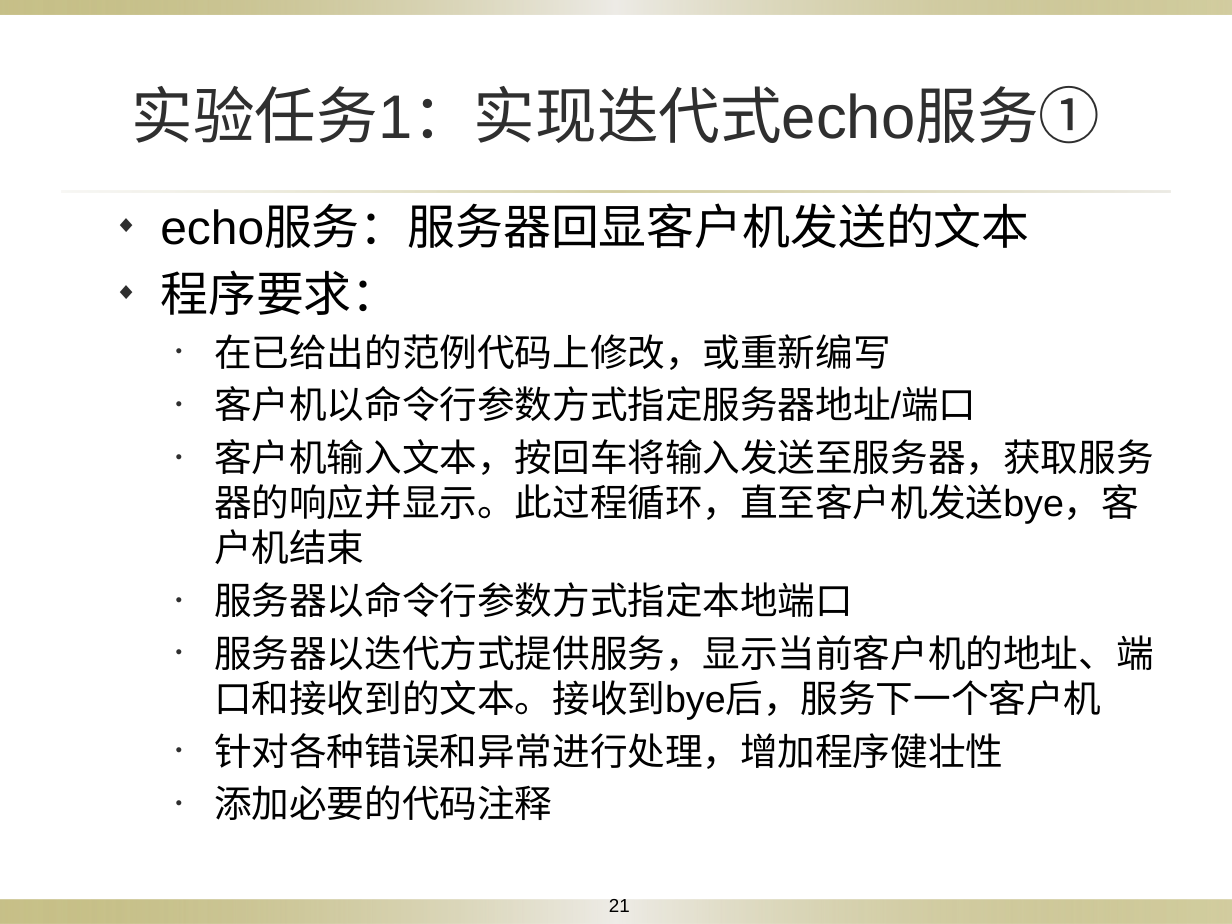
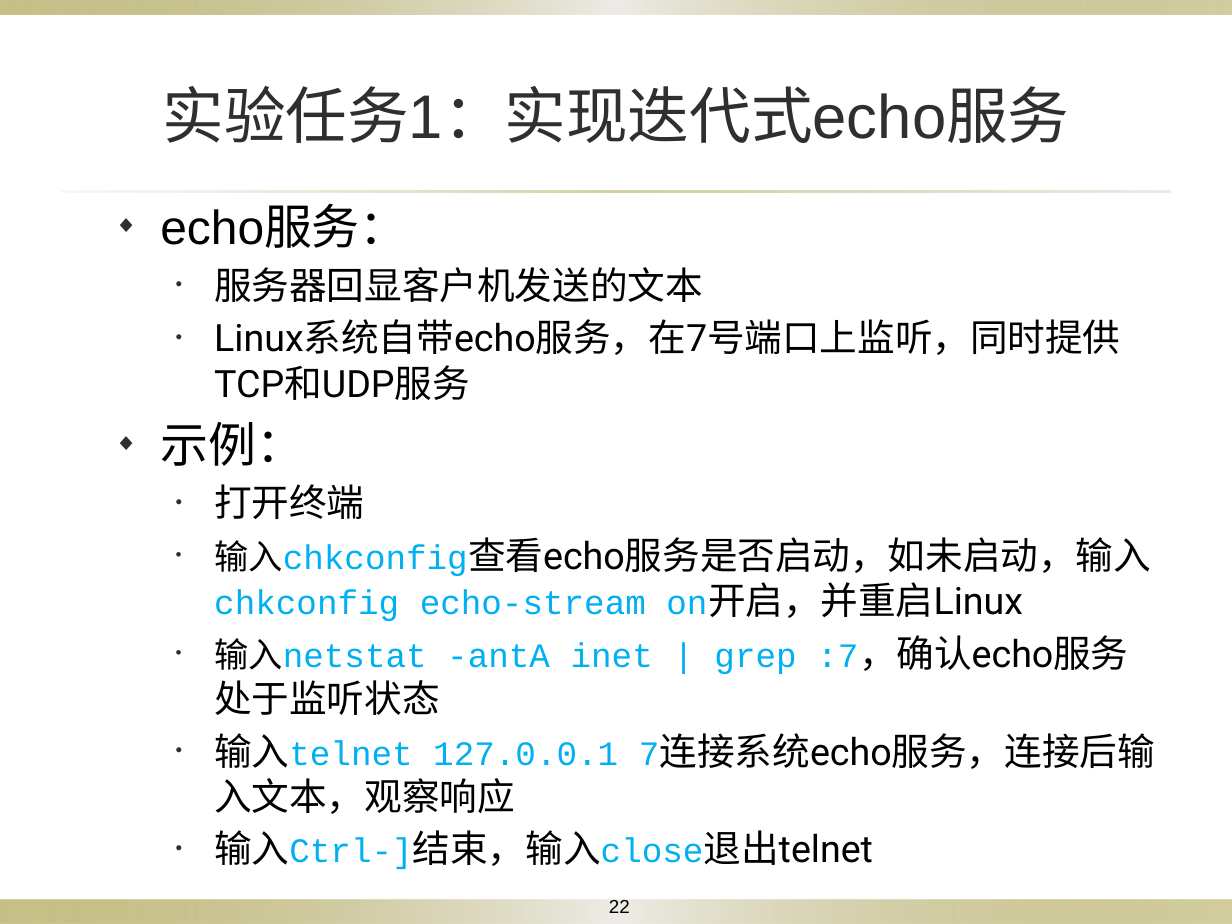
Before and after one commit to Otomadmt/NetCom_Course_Repo, a slide deck: slide 22 of Exp_3/socket通信程序设计.pptx (slide 21 before the commit). Drawn at 1232x924 pixels with LibreOffice and Linux fonts; fonts in the diff are those of the drawing; background and template pictures are left out. Boxes give left, top, right and bottom in pixels: in the first picture for what was removed or moved away, otherwise in the second. Text is boxed around its words. In the diff, an @@ line names an element or a change of style, - is before the commit and + after.

```diff
--- a/Exp_3/socket通信程序设计.pptx
+++ b/Exp_3/socket通信程序设计.pptx
@@ title at box(162, 86, 1069, 143): text changed @@
-实验任务1：实现迭代式echo服务①
+实验任务1：实现迭代式echo服务
@@ text at box(160, 206, 1155, 869): text changed; font Arial to Roboto @@
-◆ echo服务：服务器回显客户机发送的文本
-◆ 程序要求：
-  • 在已给出的范例代码上修改，或重新编写
-  • 客户机以命令行参数方式指定服务器地址/端口
-  • 客户机输入文本，按回车将输入发送至服务器，获取服务器的响应并显示。此过程循环，直至客户机发送bye，客户机结束
-  • 服务器以命令行参数方式指定本地端口
-  • 服务器以迭代方式提供服务，显示当前客户机的地址、端口和接收到的文本。接收到bye后，服务下一个客户机
-  • 针对各种错误和异常进行处理，增加程序健壮性
-  • 添加必要的代码注释
+◆ echo服务：
+  • 服务器回显客户机发送的文本
+  • Linux系统自带echo服务，在7号端口上监听，同时提供TCP和UDP服务
+◆ 示例：
+  • 打开终端
+  • 输入chkconfig查看echo服务是否启动，如未启动，输入chkconfig echo-stream on开启，并重启Linux
+  • 输入netstat -antA inet | grep :7，确认echo服务处于监听状态
+  • 输入telnet 127.0.0.1 7连接系统echo服务，连接后输入文本，观察响应
+  • 输入Ctrl-]结束，输入close退出telnet
@@ page number at box(609, 900, 630, 913): text changed @@
-21
+22
```
Also in this commit, not shown: 5 other slides changed, 3 slides added, 18 other files.
